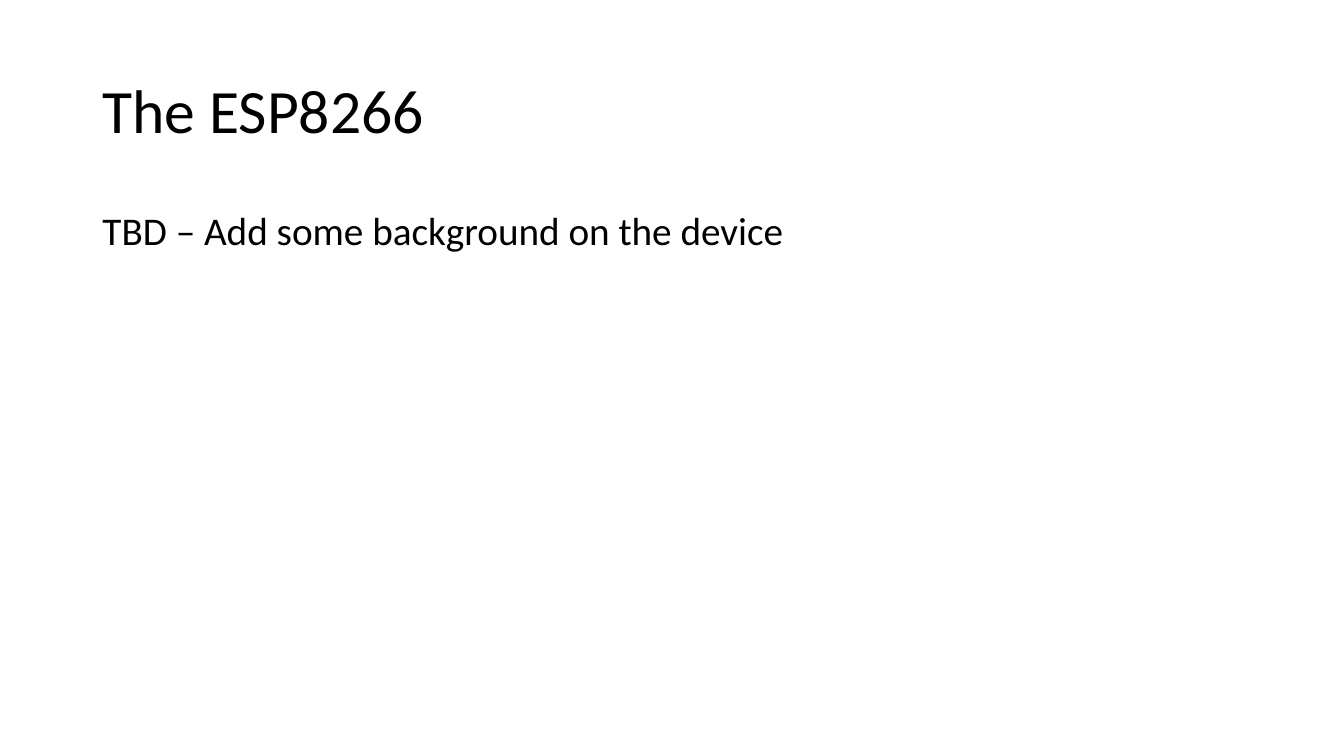
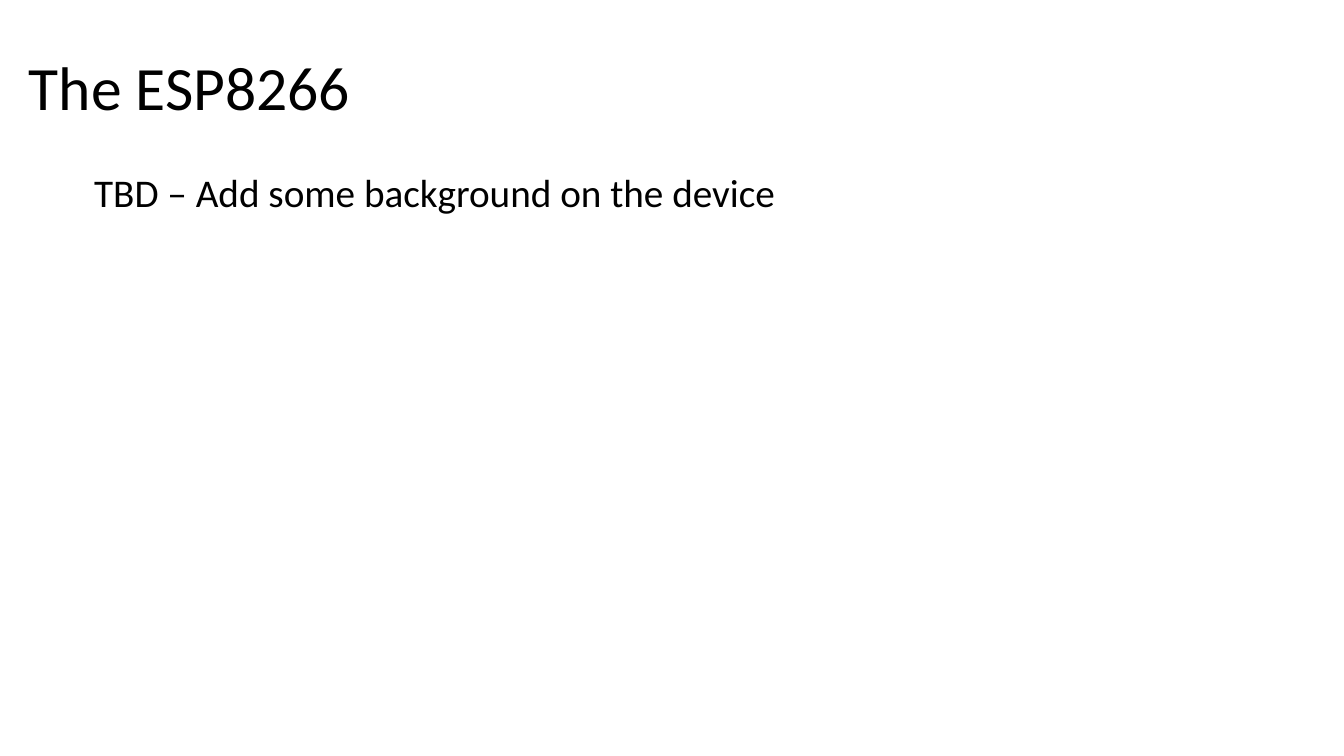
Before and after one commit to rdsuel/esp-class, a slide deck: slide 3 of Presentation.pptx. Drawn at 1344x756 pixels with LibreOffice and Linux fonts; fonts in the diff are those of the drawing. Boxes give left, top, right and bottom in pixels: in the first picture for what was removed or moved away, otherwise in the second. Text is boxed around its words. In the diff, an @@ line names an element or a change of style, - is before the commit and + after.

```diff
--- a/Presentation.pptx
+++ b/Presentation.pptx
@@ title "The ESP8266": place and size @@
-title "The ESP8266" at <box>102,90,423,134</box>
+title "The ESP8266" at <box>29,67,350,111</box>
@@ text "TBD – Add some background ...": place and size @@
-text "TBD – Add some background ..." at <box>102,217,784,252</box>
+text "TBD – Add some background ..." at <box>94,179,775,214</box>
```
Also in this commit, not shown: 4 other slides changed.
